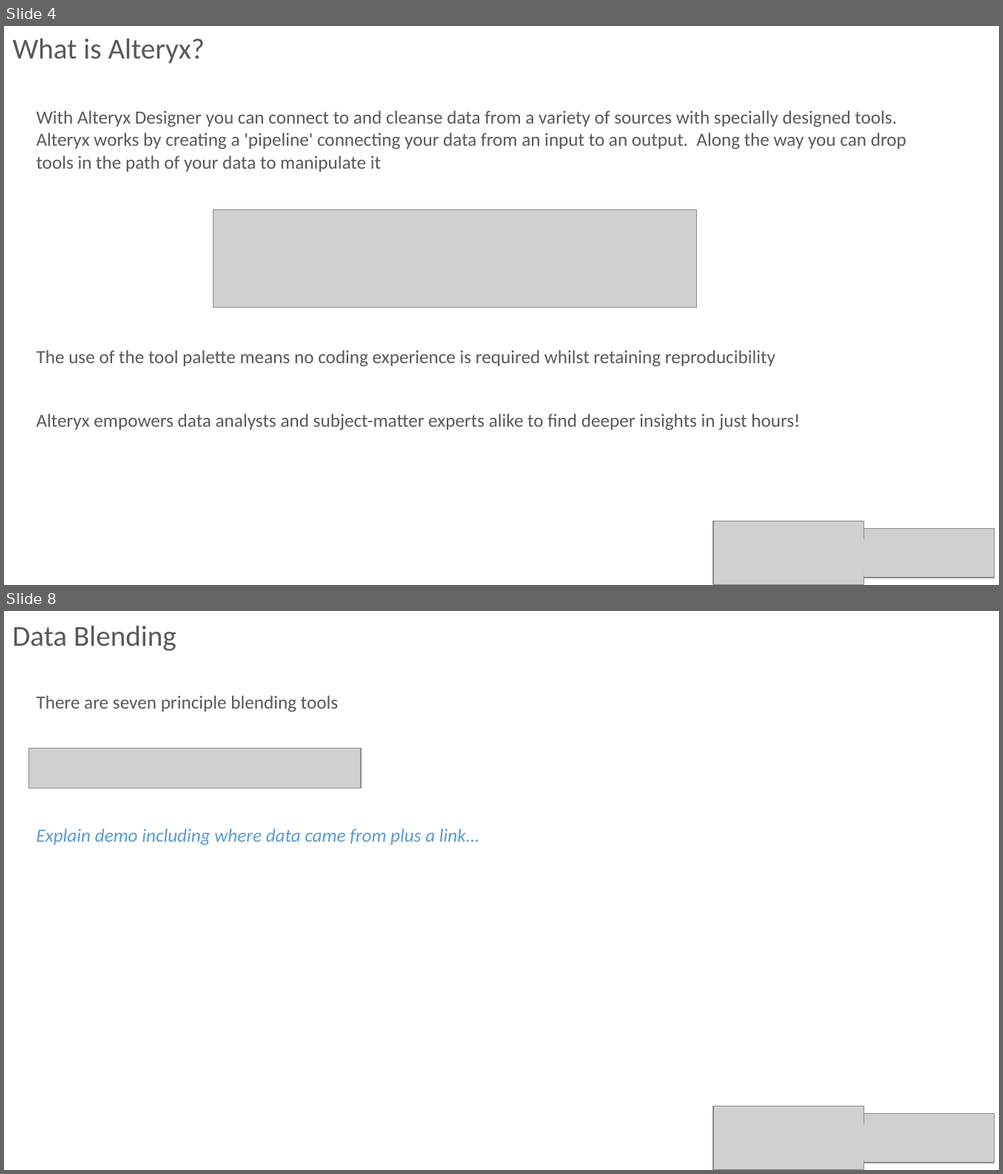
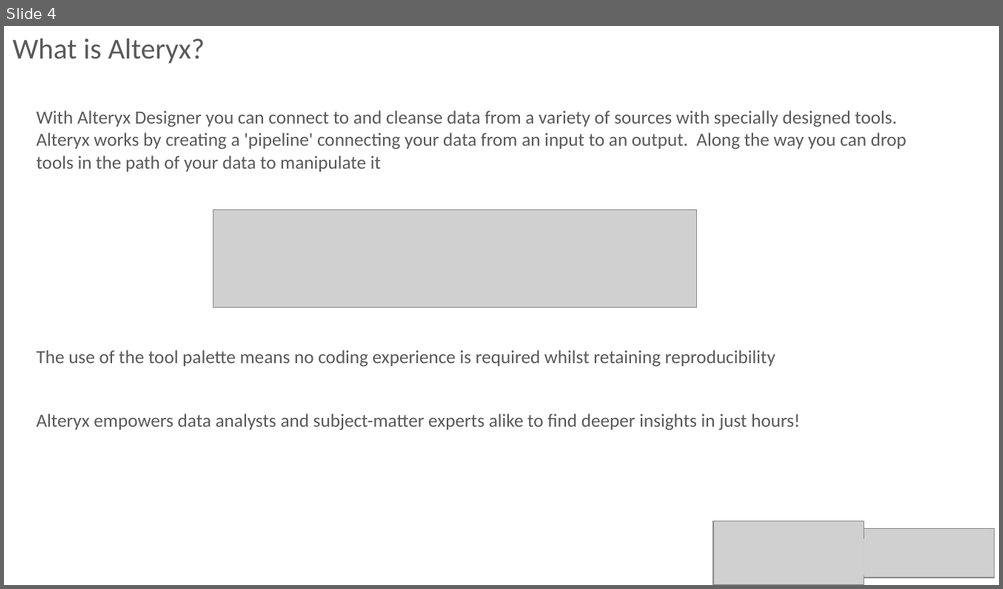
Before and after one commit to philbudden/alteryxDemo_SqlRelay16, a slide deck: sqlRelayCardiff2016.pptx. Shown one above the other, each under a label of ours: slides 4 and 8 before the commit, slide 4 after it; the slides between them are not shown. The pictures are 1003x1174 and 1003x589 pixels, drawn with LibreOffice and Linux fonts; fonts in the diff are those of the drawing; grey boxes stand for pictures. Boxes give left, top, right and bottom in pixels: in the first picture for what was removed or moved away, otherwise in the second. Text is boxed around its words. In the diff, an @@ line names an element or a change of style, - is before the commit and + after.

```diff
--- a/sqlRelayCardiff2016.pptx
+++ b/sqlRelayCardiff2016.pptx
@@ slide 8 removed at [4,611,999,1170], background #FFFFFF @@
@@ text removed at [12,626,176,651] @@
-Data Blending
@@ text removed at [37,695,338,712] @@
-There are seven principle blending tools
@@ picture removed at [28,749,361,789] @@
@@ text removed at [37,829,479,846] @@
-Explain demo including where data came from plus a link…
@@ picture removed at [713,1107,864,1170] @@
@@ text removed at [847,1111,882,1167] @@
-|
@@ picture removed at [865,1114,994,1163] @@
```
Also in this commit, not shown: 9 slides changed, 1 other slide removed, 1 other file.
